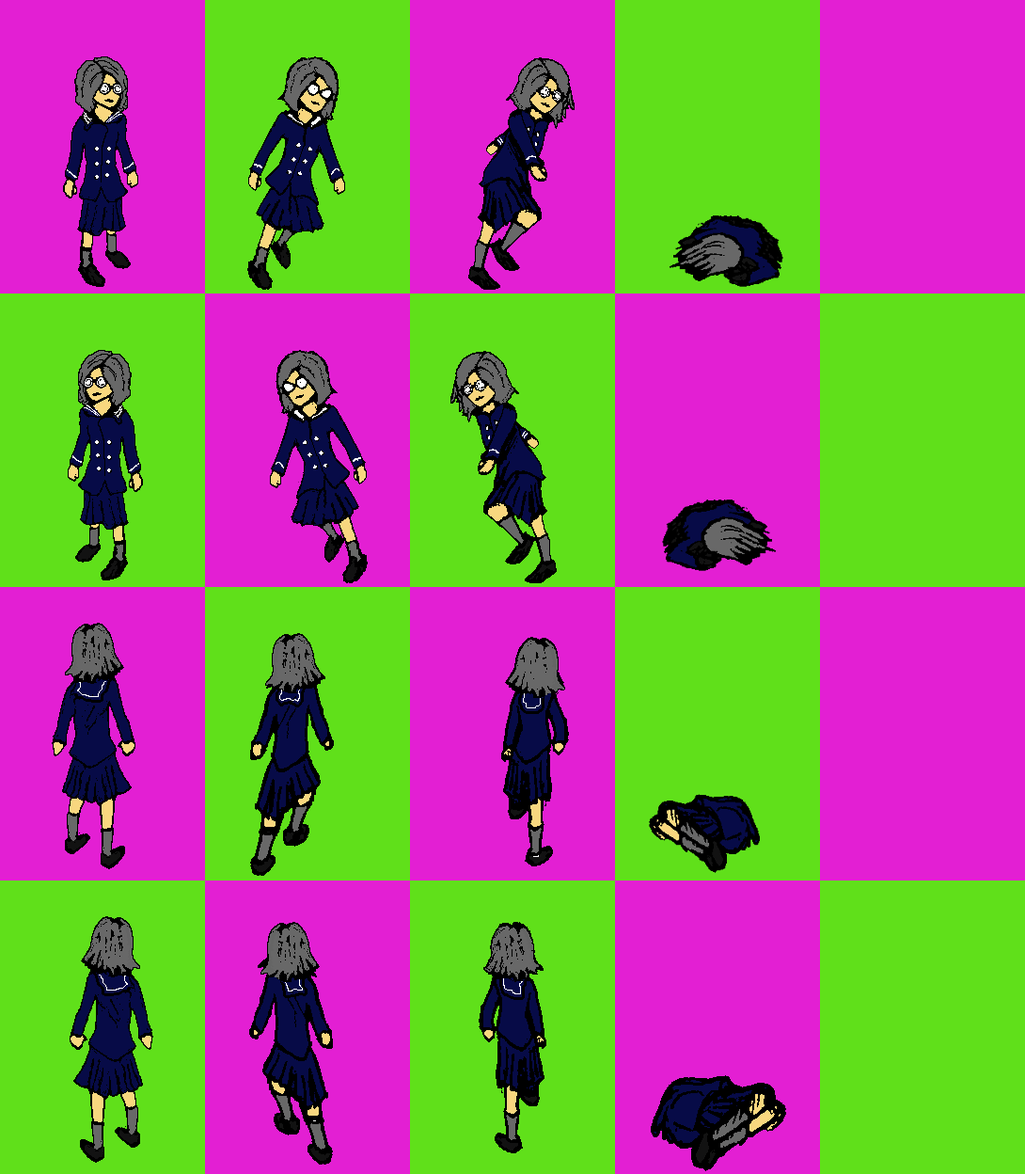
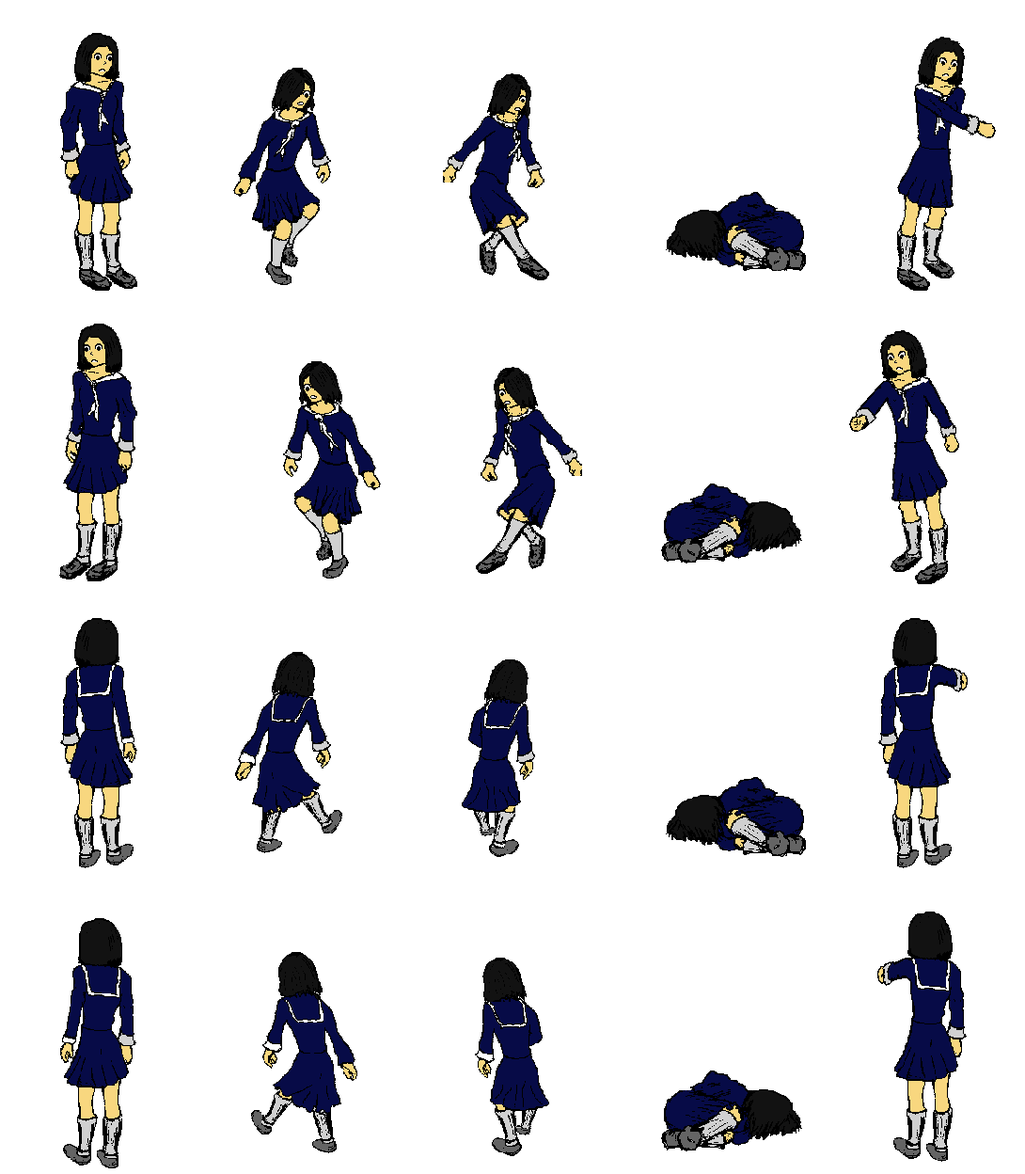
Revision of a layered 1025px x 1174px image; what changed, layer by layer:
hid "Pasted Layer #3", painted on it over [left=51, top=56, right=981, bottom=1171]
showed "Pasted Layer", painted on it over [left=59, top=32, right=997, bottom=1169]
hid "Layer" over [left=0, top=0, right=1025, bottom=1174]
